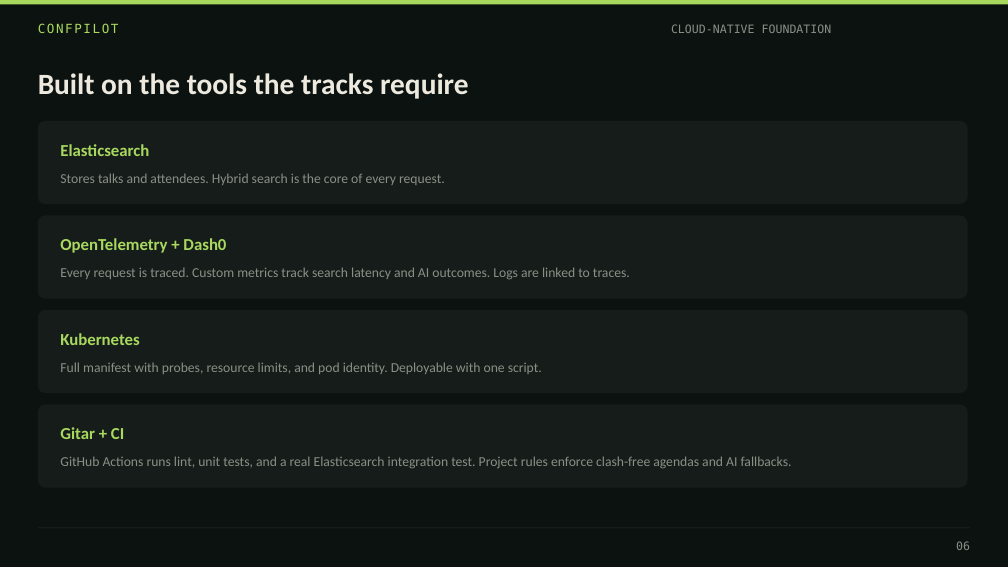
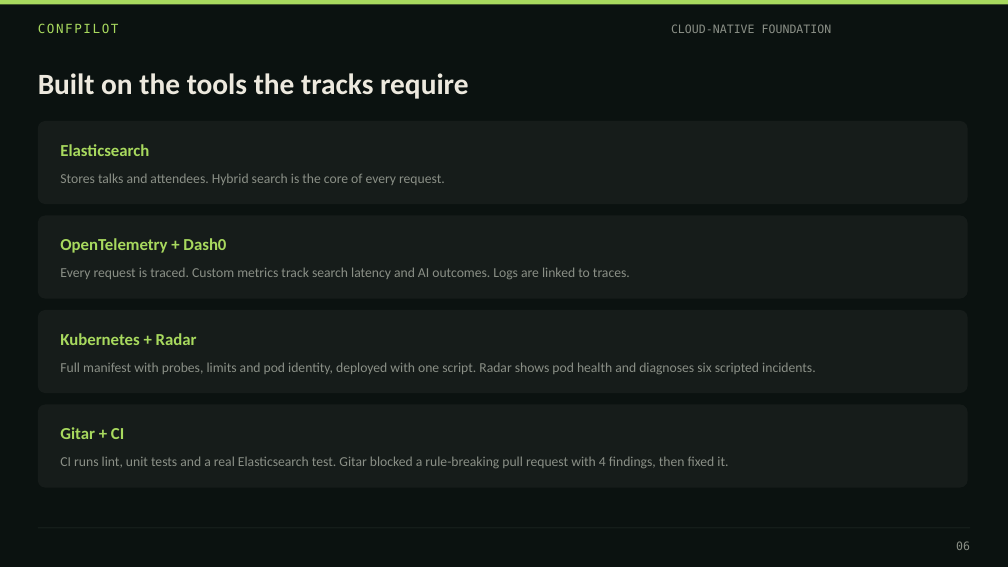
Before and after one commit to vuppalasaiganesh/ConfPilot, a slide deck: slide 6 of docs/ConfPilot_Project_Overview.pptx. Drawn at 1008x567 pixels with LibreOffice and Linux fonts; fonts in the diff are those of the drawing. Boxes give left, top, right and bottom in pixels: in the first picture for what was removed or moved away, otherwise in the second. Text is boxed around its words. In the diff, an @@ line names an element or a change of style, - is before the commit and + after.

```diff
--- a/docs/ConfPilot_Project_Overview.pptx
+++ b/docs/ConfPilot_Project_Overview.pptx
@@ text at (60, 333, 197, 345): text changed @@
-Kubernetes
+Kubernetes + Radar
@@ text at (60, 362, 815, 374): text changed @@
-Full manifest with probes, resource limits, and pod identity. Deployable with one script.
+Full manifest with probes, limits and pod identity, deployed with one script. Radar shows pod health and diagnoses six scripted incidents.
@@ text at (60, 456, 728, 468): text changed @@
-GitHub Actions runs lint, unit tests, and a real Elasticsearch integration test. Project rules enforce clash-free agendas and AI fallbacks.
+CI runs lint, unit tests and a real Elasticsearch test. Gitar blocked a rule-breaking pull request with 4 findings, then fixed it.
```
Also in this commit, not shown: 3 other slides changed, 5 other files.
